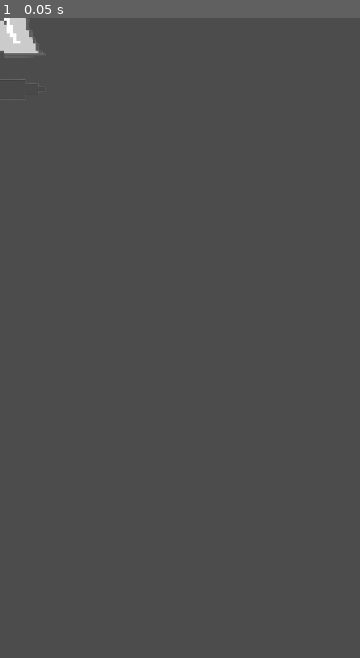
Above: before the commit, frame 1.
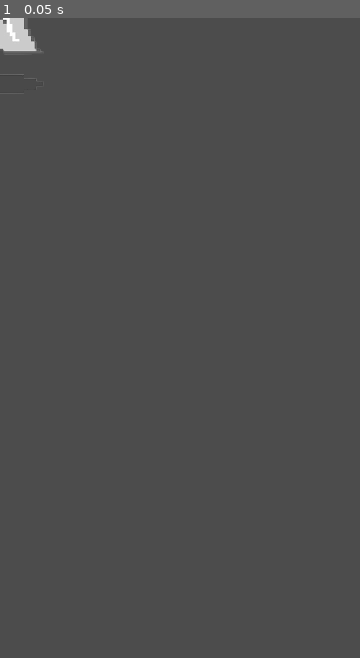
Above: after the commit, the same moment.

Repository: trunesh/turbasedRPgMobile
Game: Godot game, scene res://src/scenes/ghostboss.tscn
The game is run twice, just before and just after one commit, with the same random seed, the same clock (stepped at 60 frames per second) and the same inputs. This scene is started directly instead of the project's main scene.
Inputs:
- Up to frame 1 (0.05 s): no input

The runs differ from the first frame. In frame 1, 0.1% of the frame differs, in the area x 0-12%, y 0-11%.

Commit message:
updated ghost details
HAVe FUN

Diff:
--- a/src/scenes/ghostboss.tscn
+++ b/src/scenes/ghostboss.tscn
@@ -8,11 +8,12 @@
 attack_damage = 2
 
 [node name="Sprite" parent="." index="0"]
-scale = Vector2( 0.202658, 0.263473 )
+scale = Vector2( 0.194352, 0.245509 )
 texture = ExtResource( 2 )
 
 [node name="HoverInfo" parent="." index="3"]
-margin_left = -16.0
-margin_top = 1.0
-margin_right = 23.0
-margin_bottom = 38.0
+margin_left = -20.0
+margin_top = -19.0
+margin_right = 19.0
+margin_bottom = 18.0
+description = "its not boss , Its sad ghost (;_;)"
